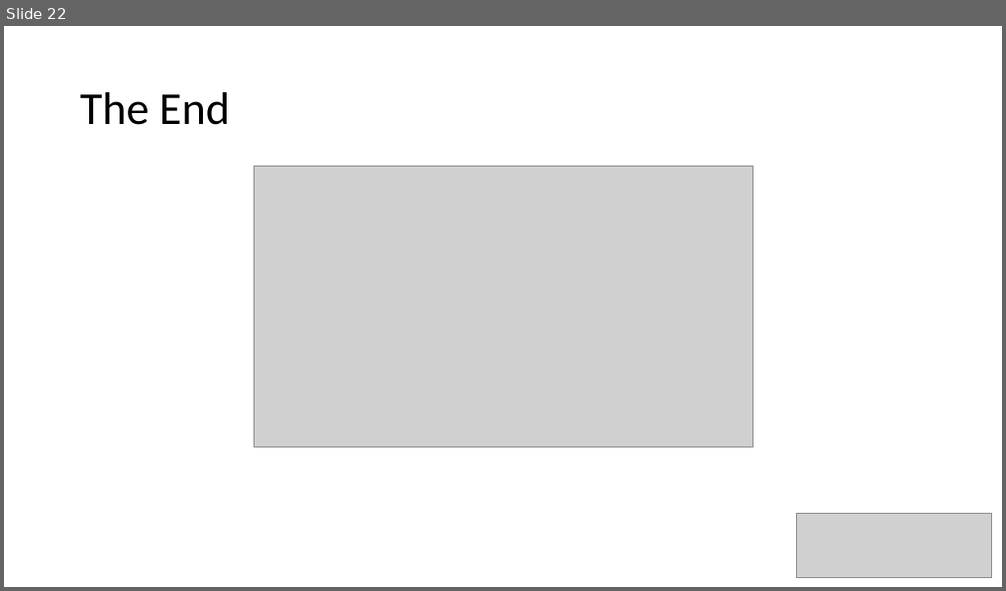
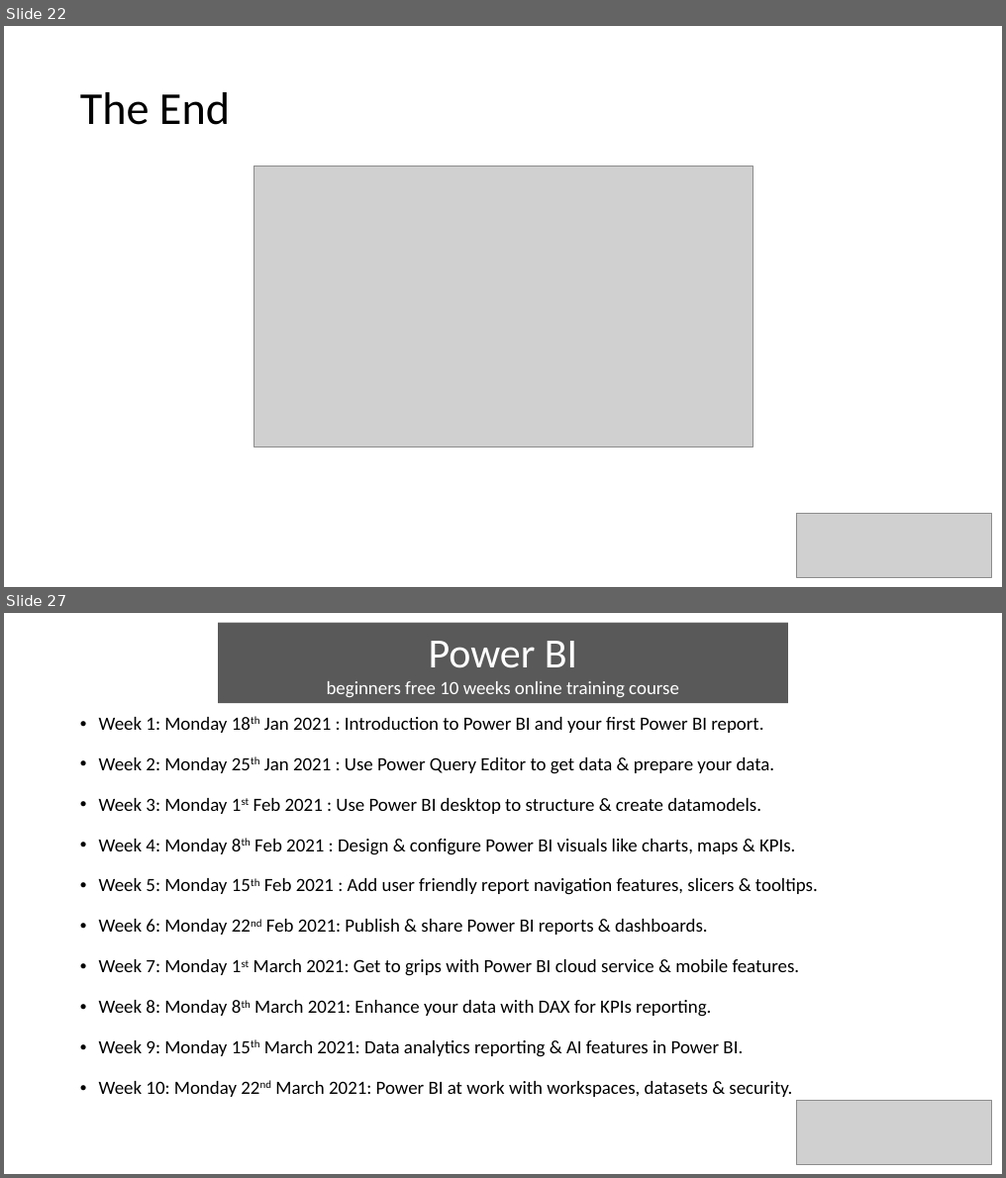
Before and after one commit to wottabyte/PBITraining, a slide deck: 10WeekPBIonline2021/DA-100 10 weeks All Slides - Master.pptx. Shown one above the other, each under a label of ours: slide 22 before the commit, slides 22 and 27 after it; the slides between them are not shown. The pictures are 1006x591 and 1006x1178 pixels, drawn with LibreOffice and Linux fonts; fonts in the diff are those of the drawing; grey boxes stand for pictures. Boxes give left, top, right and bottom in pixels: in the first picture for what was removed or moved away, otherwise in the second. Text is boxed around its words. In the diff, an @@ line names an element or a change of style, - is before the commit and + after.

```diff
--- a/10WeekPBIonline2021/DA-100 10 weeks All Slides - Master.pptx
+++ b/10WeekPBIonline2021/DA-100 10 weeks All Slides - Master.pptx
@@ slide 27 added at [4, 613, 1002, 1174], background #FFFFFF @@
@@ rectangle added at [218, 623, 788, 703], fill #595959, 18 pt, text #FFFFFF @@
+Power BI
+beginners free 10 weeks online training course
@@ text added at [99, 717, 818, 1097], 18 pt, text #000000 @@
+• Week 1: Monday 18th Jan 2021 : Introduction to Power BI and your first Power BI report.
+• Week 2: Monday 25th Jan 2021 : Use Power Query Editor to get data & prepare your data.
+• Week 3: Monday 1st Feb 2021 : Use Power BI desktop to structure & create datamodels.
+• Week 4: Monday 8th Feb 2021 : Design & configure Power BI visuals like charts, maps & KPIs.
+• Week 5: Monday 15th Feb 2021 : Add user friendly report navigation features, slicers & tooltips.
+• Week 6: Monday 22nd Feb 2021: Publish & share Power BI reports & dashboards.
+• Week 7: Monday 1st March 2021: Get to grips with Power BI cloud service & mobile features.
+• Week 8: Monday 8th March 2021: Enhance your data with DAX for KPIs reporting.
+• Week 9: Monday 15th March 2021: Data analytics reporting & AI features in Power BI.
+• Week 10: Monday 22nd March 2021: Power BI at work with workspaces, datasets & security.
@@ picture added at [797, 1100, 992, 1164] @@
```
Also in this commit, not shown: 20 other slides added.
